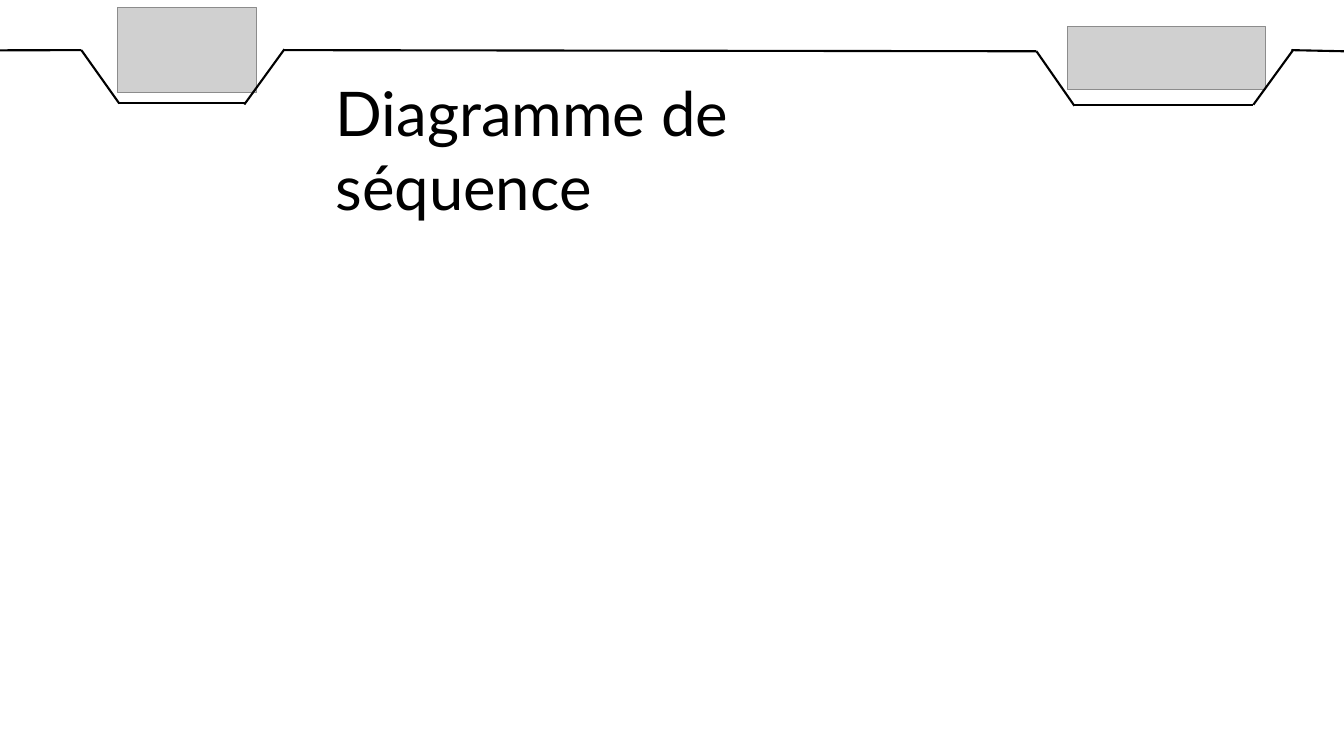
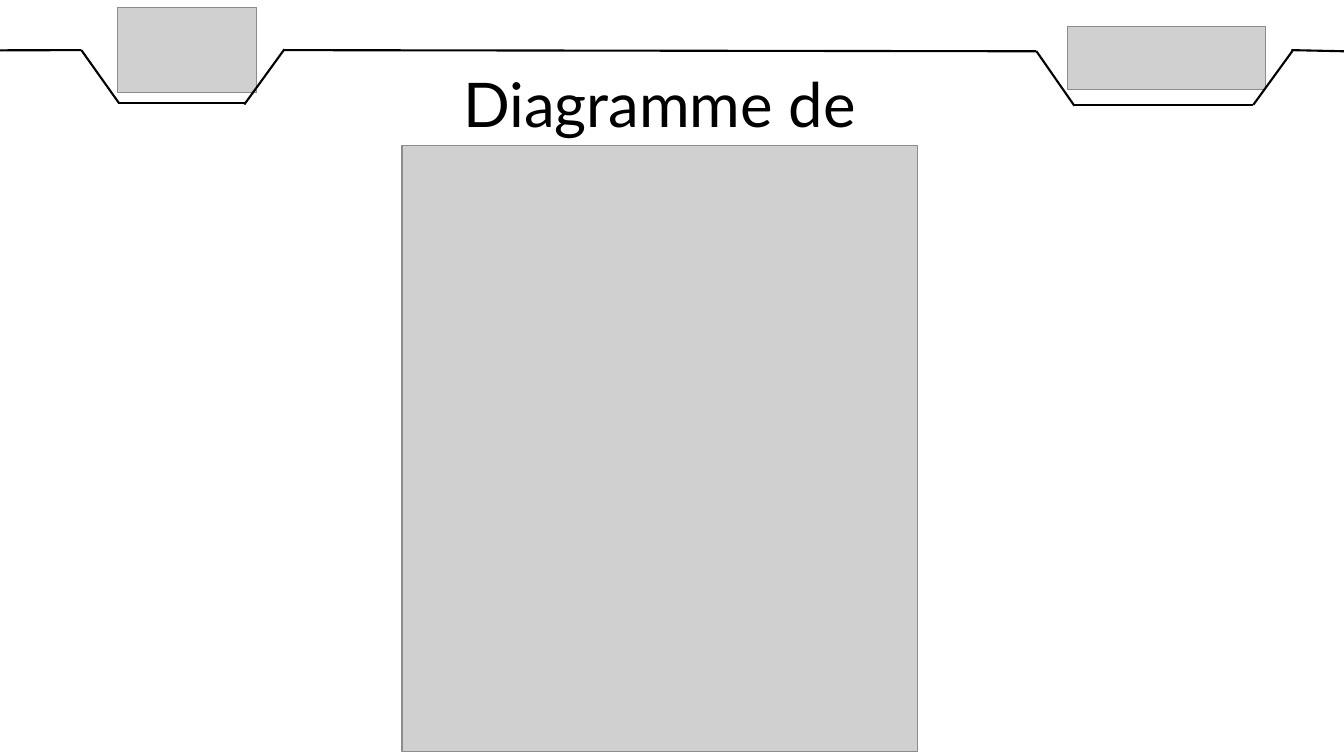
Before and after one commit to DylanChe/SupervisionSerre, a slide deck: slide 7 of oral_projet/revue_2/diaporama_revue_2_samuel.pptx. Drawn at 1344x756 pixels with LibreOffice and Linux fonts; fonts in the diff are those of the drawing; grey boxes stand for pictures. Boxes give left, top, right and bottom in pixels: in the first picture for what was removed or moved away, otherwise in the second. Text is boxed around its words. In the diff, an @@ line names an element or a change of style, - is before the commit and + after.

```diff
--- a/oral_projet/revue_2/diaporama_revue_2_samuel.pptx
+++ b/oral_projet/revue_2/diaporama_revue_2_samuel.pptx
@@ text "Diagramme de séquence": place and size @@
-text "Diagramme de séquence" at box(335, 90, 728, 221)
+text "Diagramme de séquence" at box(463, 81, 856, 215)
@@ text "Diagramme de séquence" at box(463, 81, 856, 215): alignment left to centre @@
@@ picture added at box(402, 146, 918, 752) @@
```
Also in this commit, not shown: 5 slides added, 1 other file.
